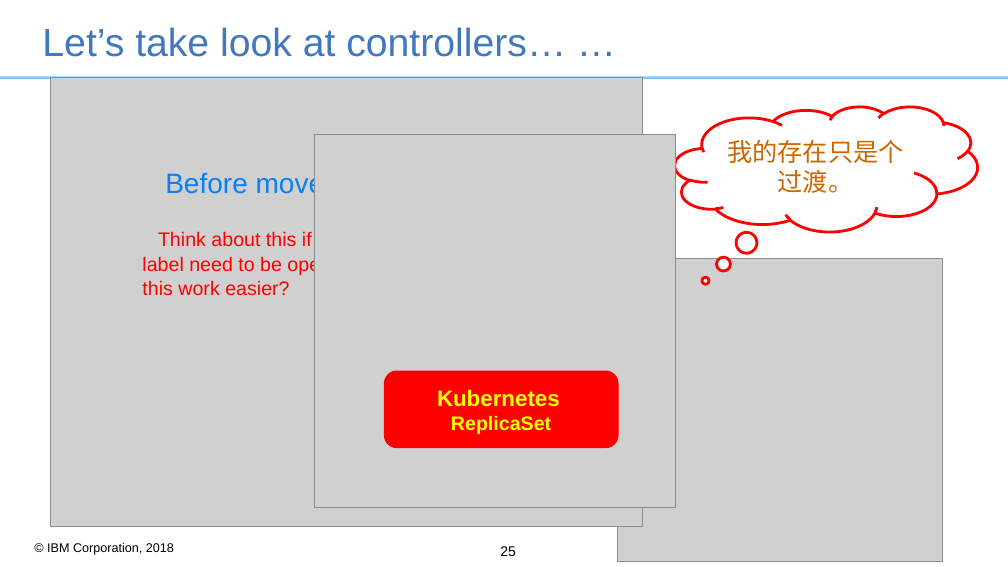
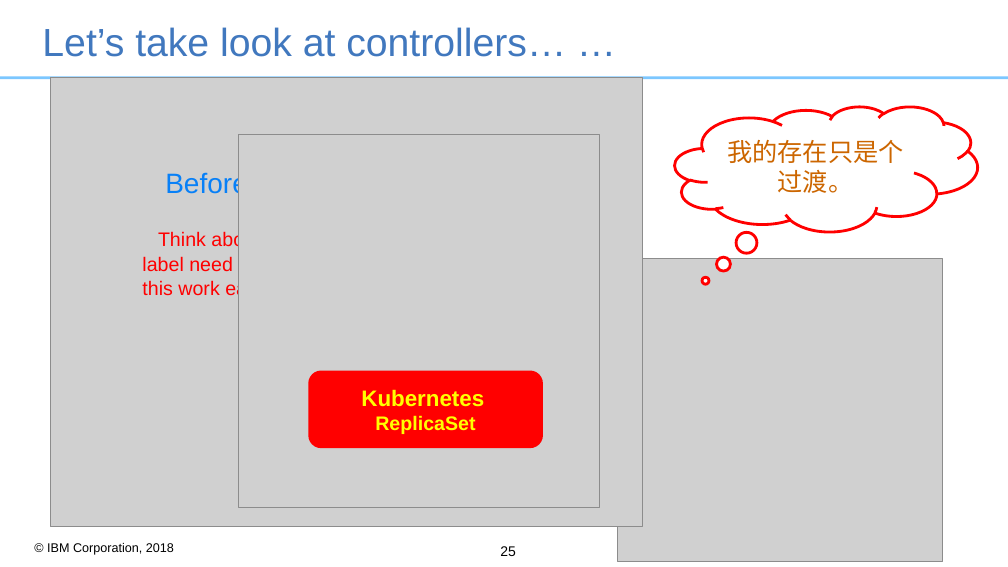
Before and after one commit to RocketsFang/k8s_concepts, a slide deck: slide 25 of ppt/k8s-basic-resources.ppt. Drawn at 1008x567 pixels with LibreOffice and Linux fonts; fonts in the diff are those of the drawing; grey boxes stand for pictures; background and template pictures are left out. Boxes give left, top, right and bottom in pixels: in the first picture for what was removed or moved away, otherwise in the second. Text is boxed around its words. In the diff, an @@ line names an element or a change of style, - is before the commit and + after.

```diff
--- a/ppt/k8s-basic-resources.ppt
+++ b/ppt/k8s-basic-resources.ppt
@@ picture: place and size @@
-picture at box(314, 135, 676, 508)
+picture at box(239, 135, 601, 508)
@@ rounded rectangle "Kubernetes ReplicaSet": place and size @@
-rounded rectangle "Kubernetes ReplicaSet" at box(384, 371, 619, 449)
+rounded rectangle "Kubernetes ReplicaSet" at box(308, 371, 543, 449)
```
Also in this commit, not shown: 5 other slides changed, 3 slides added, 1 slide removed.
